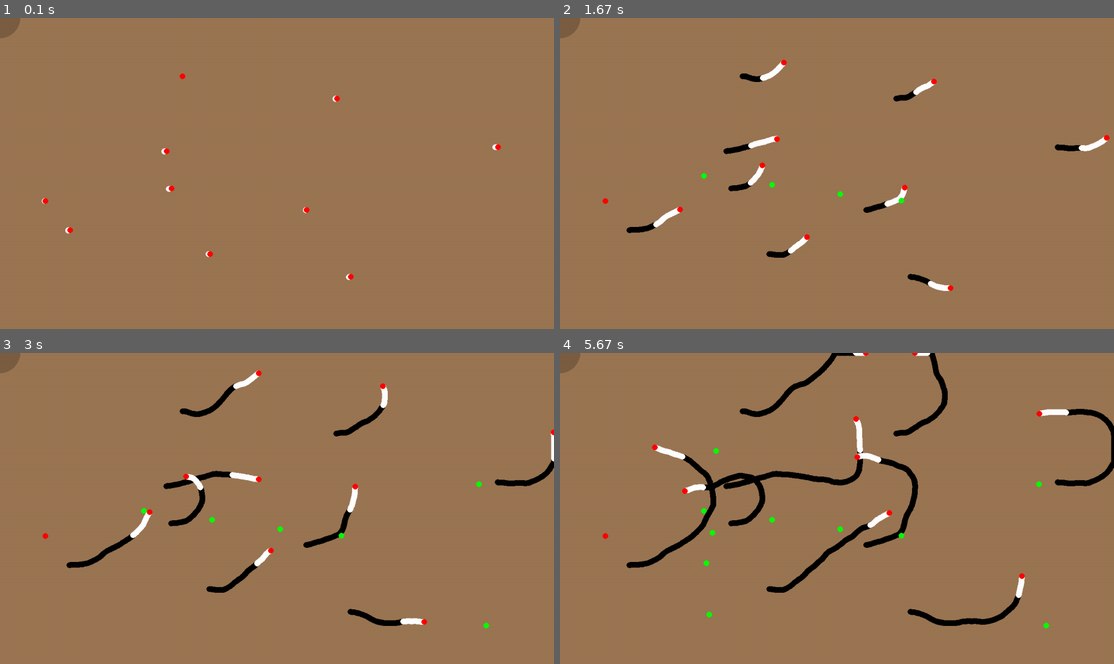
Above: before the commit, frames 1-4 (two rows, left to right).
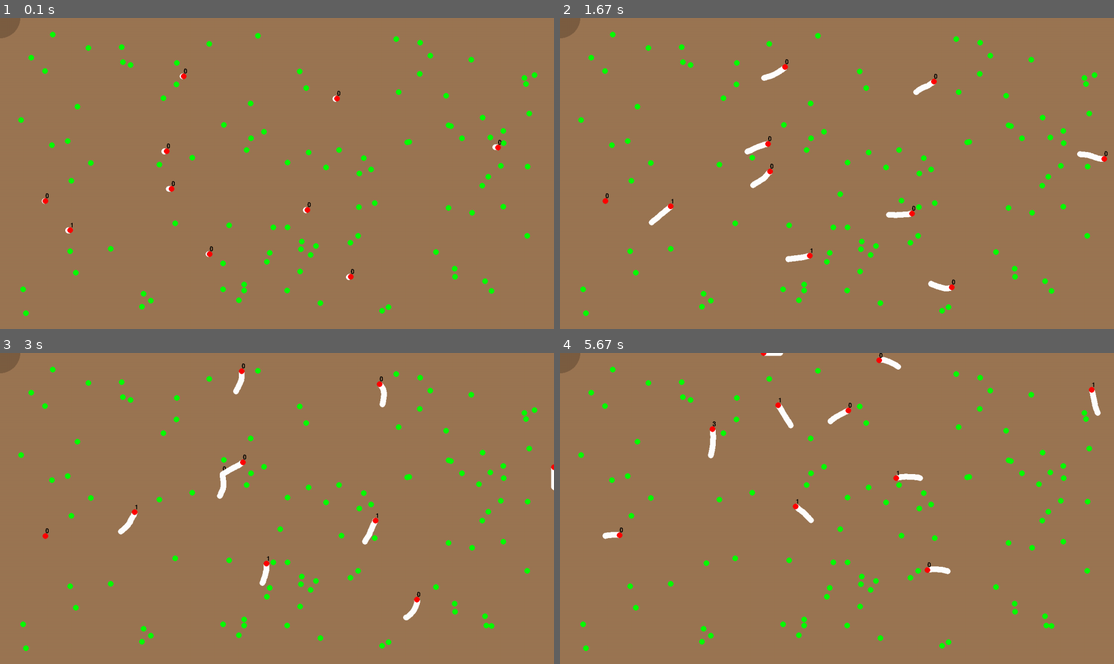
Above: after the commit, the same moments.

Repository: Cooper7196/WormSimulation
Game: pygame game, started from worm.py
Same seed, same stepped clock (60 frames per second), same inputs: the game is played once before the commit and once after it.
Inputs (mouse positions are in pixels of both pictures, inside the frame that each line leads up to):
- Up to frame 1 (0.1 s): no input
- Up to frame 2 (1.67 s): press the mouse at (842, 195) at 0.37 s; move the mouse to (770, 185) at 0.47 s; release the mouse at (704, 176) at 0.6 s; click (903, 201) at 1.22 s
- Up to frame 3 (3 s): click (487, 626) at 1.88 s; click (476, 483) at 2.72 s
- Up to frame 4 (5.67 s): click (704, 561) at 3.62 s; click (715, 449) at 4.28 s; press the mouse at (715, 449) at 5.03 s; move the mouse to (709, 533) at 5.13 s; release the mouse at (709, 614) at 5.27 s

The runs differ from the first frame. In frame 1, 1.7% of the frame differs, in the area x 3-97%, y 4-96%; in frame 2, 3.7%; in frame 3, 5.0%; in frame 4, 7.4%, in the area x 3-100%, y 0-96%.

Commit message:
Added food sensing and eating

Diff:
--- a/worm.py
+++ b/worm.py
@@ -230,10 +230,11 @@
 
 class Worm:
     def __init__(self, screen, length, x, y, radius):
+        self.totalFood = 0
         self.screen = screen
         self.x = x
         self.y = y
-
+        self.lastFoodTime = time.time()
         self.head = WormNode(screen, x, y, radius)
         self.body = [self.head]
         self.brain = WormBrain(CONNECTOMEFILE, THRESHOLD)
@@ -253,8 +254,25 @@
             self.body.append(tmpWorm)
 
     def update(self):
-        lastFoodTime = time.time()
+        # for food in foodObjects:
         # if
+
+        for food in foodObjects:
+            dist = math.hypot(food[0] - self.x, food[1] - self.y)
+            if dist < 75:
+                self.brain.simulateSmell()
+                if dist < 14:
+                    self.lastFoodTime = time.time()
+                    self.brain.simulateFood()
+                    self.brain.simulateTouch()
+                    # print("Food found")
+                    self.totalFood += 1
+                    print(f"{self.totalFood} food found in {time.time() - startTime} seconds")
+                    foodObjects.remove(food)
+        if time.time() - self.lastFoodTime > 5:
+            self.brain.simulateHunger()
+            self.lastFoodTime = time.time()
+            # print("Hungry")
         self.brain.runBrain()
         self.x = self.brain.x
         self.y = self.brain.y
@@ -288,6 +306,10 @@
     def draw(self):
         for node in self.body[1:]:
             node.draw()
+        font = pygame.font.SysFont(None, 24)
+        img = font.render(f"{self.totalFood}", False, (0, 0, 0))
+        screen.blit(img, (self.x, self.y - 20))
+
         pygame.draw.circle(
             self.body[0].screen, (255, 0, 0), [
                 self.body[0].x, self.body[0].y], self.body[0].radius)
@@ -315,10 +337,12 @@
 width = 1366
 height = 768
 pygame.init()
+startTime = time.time()
 screen = pygame.display.set_mode((width, height))
 clock = pygame.time.Clock()
 running = True
-
+wormCount = 10
+startingFoodCount = 100
 worms = [
     Worm(
         screen,
@@ -331,16 +355,27 @@
             100,
             height -
             100),
-        7) for i in range(10)]
+        7) for i in range(wormCount)]
 
 wormPositions = {index: [] for index, worm in enumerate(worms)}
 print(wormPositions)
-food = []
+foodObjects = [
+    (random.randint(
+        30,
+        width -
+        30),
+        random.randint(
+            30,
+            height -
+        30)) for i in range(startingFoodCount)]
 surf = pygame.Surface((width, height), pygame.SRCALPHA)
 while running:
     for event in pygame.event.get():
         if event.type == pygame.QUIT:
             running = False
+        if event.type == pygame.MOUSEBUTTONDOWN:
+            mouseX, mouseY = pygame.mouse.get_pos()
+            foodObjects.append((mouseX, mouseY))
 
     keys = pygame.key.get_pressed()
     if keys[pygame.K_f]:
@@ -353,19 +388,17 @@
         positions = positions[5:]
         for index, position in enumerate(positions):
             alpha = convertRange(index, [0, len(positions)], [0, 255])
-            alpha = 255
+            alpha = 150
             # print(alpha)
-            pygame.draw.circle(surf, (0, 0, 0, alpha), position, 7)
+            pygame.draw.circle(surf, (90, 92, 65, alpha), position, 7)
     screen.blit(surf, (0, 0))
 
     for index, worm in enumerate(worms):
-        wormPositions[index].append((worm.x, worm.y))
+        # wormPositions[index].append((worm.x, worm.y))
         worm.update()
         worm.draw()
-    if pygame.mouse.get_pressed()[0]:
-        mouseX, mouseY = pygame.mouse.get_pos()
-        food.append((mouseX, mouseY))
-    for item in food:
+
+    for item in foodObjects:
         pygame.draw.circle(screen, (0, 255, 0), item, 7)
     pygame.display.update()
     clock.tick(60)
